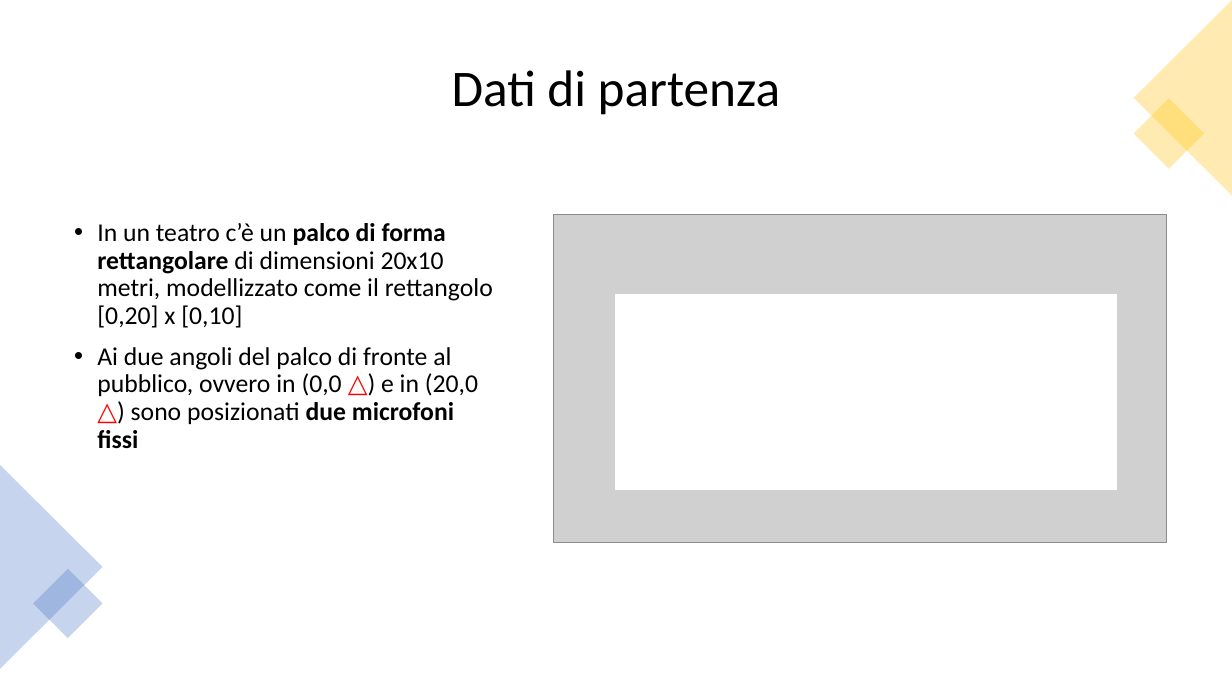
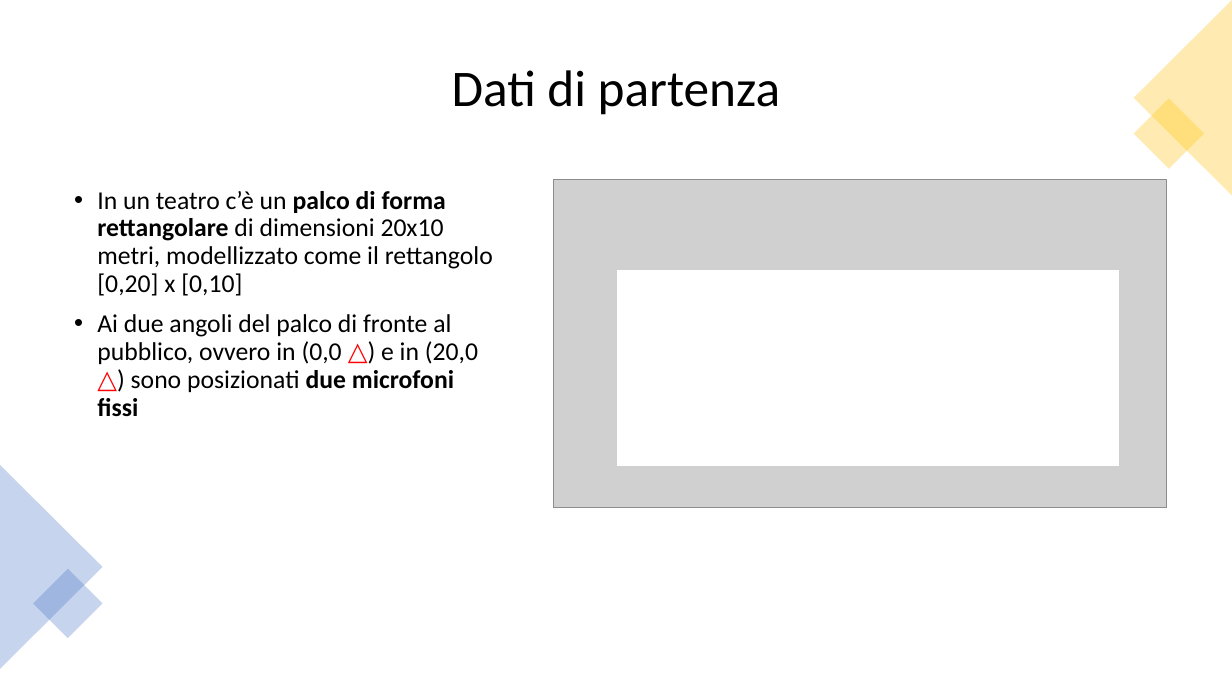
Before and after one commit to af20/mds_decision_making, a slide deck: slide 2 of R/Decision Making slides.pptx. Drawn at 1232x693 pixels with LibreOffice and Linux fonts; fonts in the diff are those of the drawing; grey boxes stand for pictures. Boxes give left, top, right and bottom in pixels: in the first picture for what was removed or moved away, otherwise in the second. Text is boxed around its words. In the diff, an @@ line names an element or a change of style, - is before the commit and + after.

```diff
--- a/R/Decision Making slides.pptx
+++ b/R/Decision Making slides.pptx
@@ text "In un teatro c’è un ...": place and size @@
-text "In un teatro c’è un ..." at <box>97,223,493,449</box>
+text "In un teatro c’è un ..." at <box>97,191,493,417</box>
@@ picture: place and size @@
-picture at <box>554,214,1167,543</box>
+picture at <box>554,180,1167,508</box>
@@ rectangle: place and size @@
-rectangle at <box>616,295,1117,490</box>
+rectangle at <box>617,271,1118,466</box>
```
Also in this commit, not shown: 8 other slides changed.
